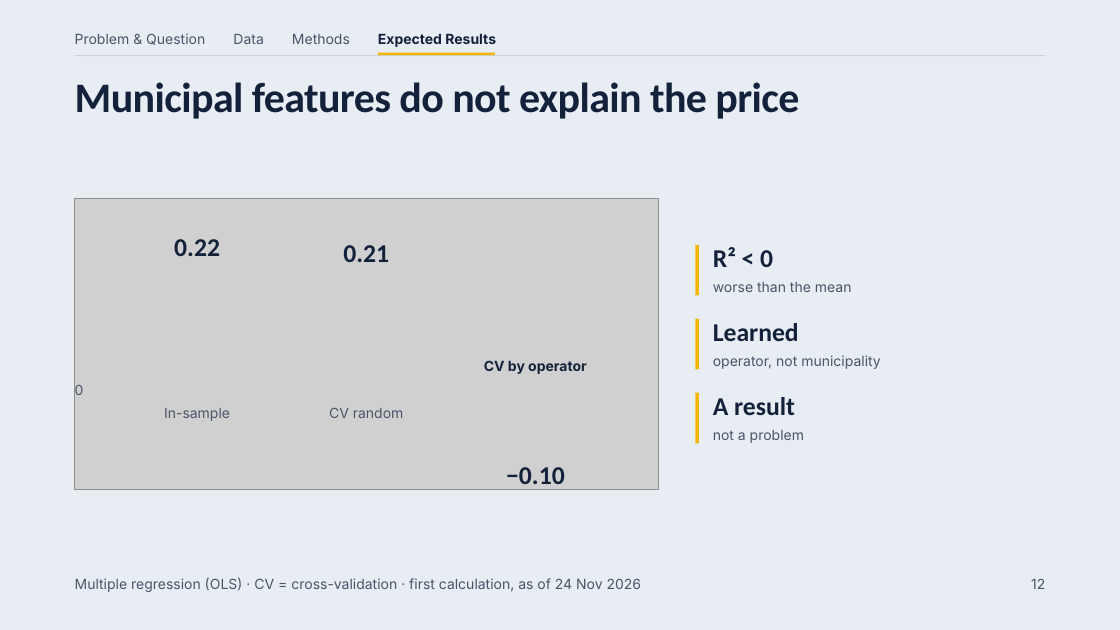
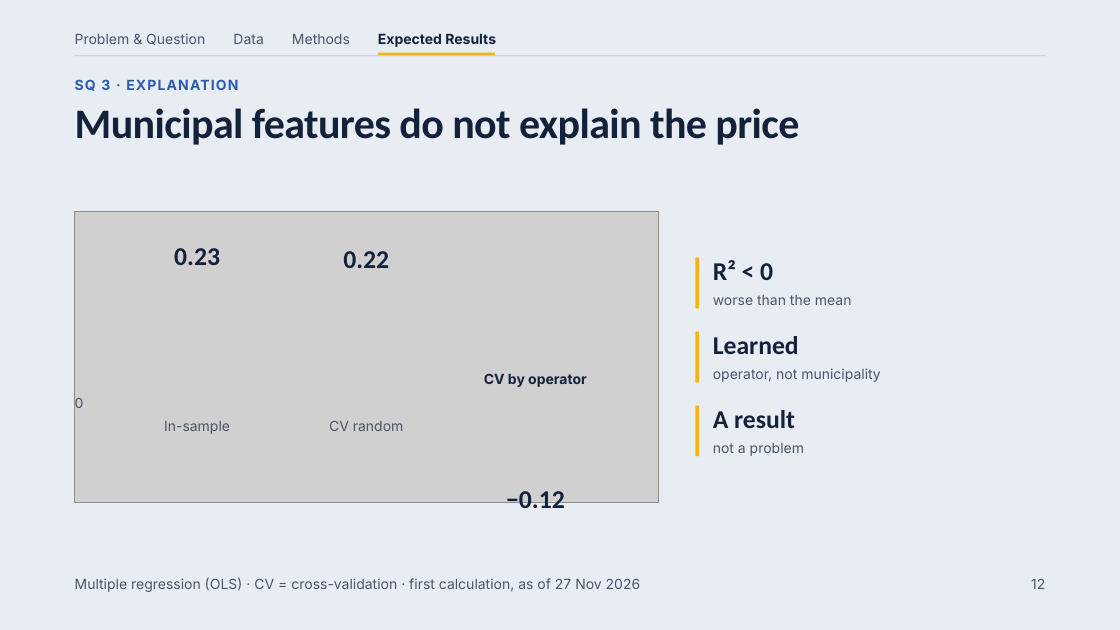
Before and after one commit to AltayMetehan/data-prices-electronic, a slide deck: slide 12 of präsentation_konzept/Electricity prices of Swiss municipalities.pptx. Drawn at 1120x630 pixels with LibreOffice and Linux fonts; fonts in the diff are those of the drawing; grey boxes stand for pictures. Boxes give left, top, right and bottom in pixels: in the first picture for what was removed or moved away, otherwise in the second. Text is boxed around its words. In the diff, an @@ line names an element or a change of style, - is before the commit and + after.

Commit message:
Update for the presentations

```diff
--- a/präsentation_konzept/Electricity prices of Swiss municipalities.pptx
+++ b/präsentation_konzept/Electricity prices of Swiss municipalities.pptx
@@ text added at (x1=75, y1=79, x2=238, y2=91), 12 pt, text #2B5BAE, bold @@
+SQ 3 · EXPLANATION
@@ title "Municipal features do not explain ..." moved from (x1=75, y1=82, x2=799, y2=119) to (x1=75, y1=108, x2=799, y2=145) @@
@@ text "0.22" moved from (x1=174, y1=239, x2=220, y2=256) to (x1=343, y1=251, x2=389, y2=268) @@
@@ text at (x1=174, y1=248, x2=220, y2=265): text changed @@
-0.21
+0.23
@@ 10 texts, 3 lines, 1 picture moved together from (x1=75, y1=198, x2=881, y2=490) to (x1=75, y1=211, x2=881, y2=502) @@
@@ text at (x1=506, y1=491, x2=565, y2=508): text changed @@
-−0.10
+−0.12
@@ text at (x1=75, y1=577, x2=641, y2=592): text changed @@
-Multiple regression (OLS) · CV = cross-validation · first calculation, as of 24 Nov 2026
+Multiple regression (OLS) · CV = cross-validation · first calculation, as of 27 Nov 2026
```
Also in this commit, not shown: 11 other slides changed, 1 other file.
